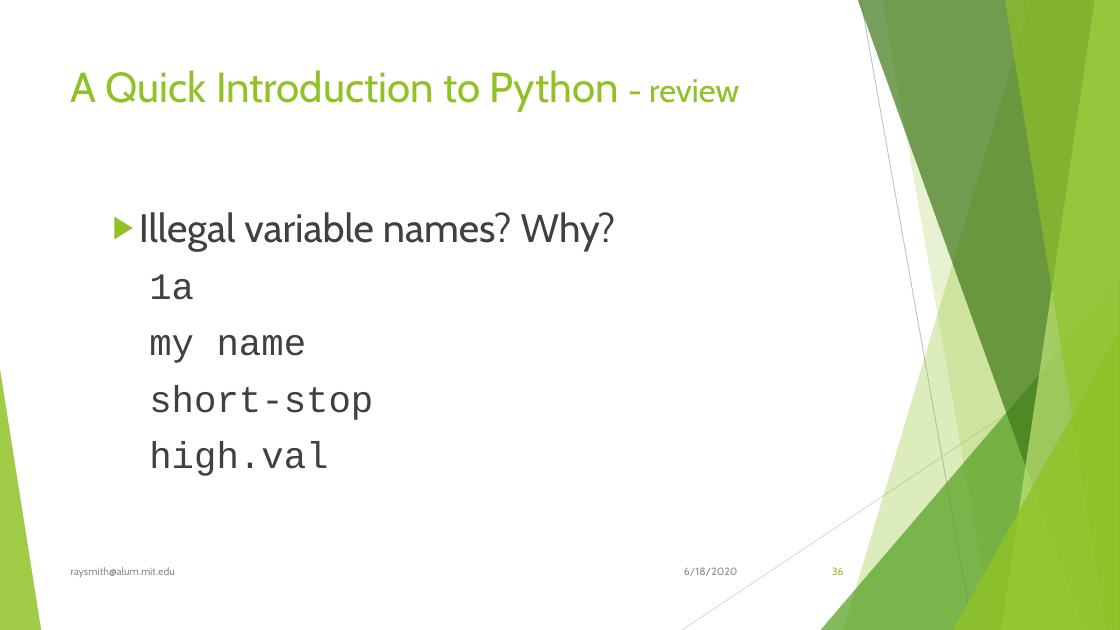
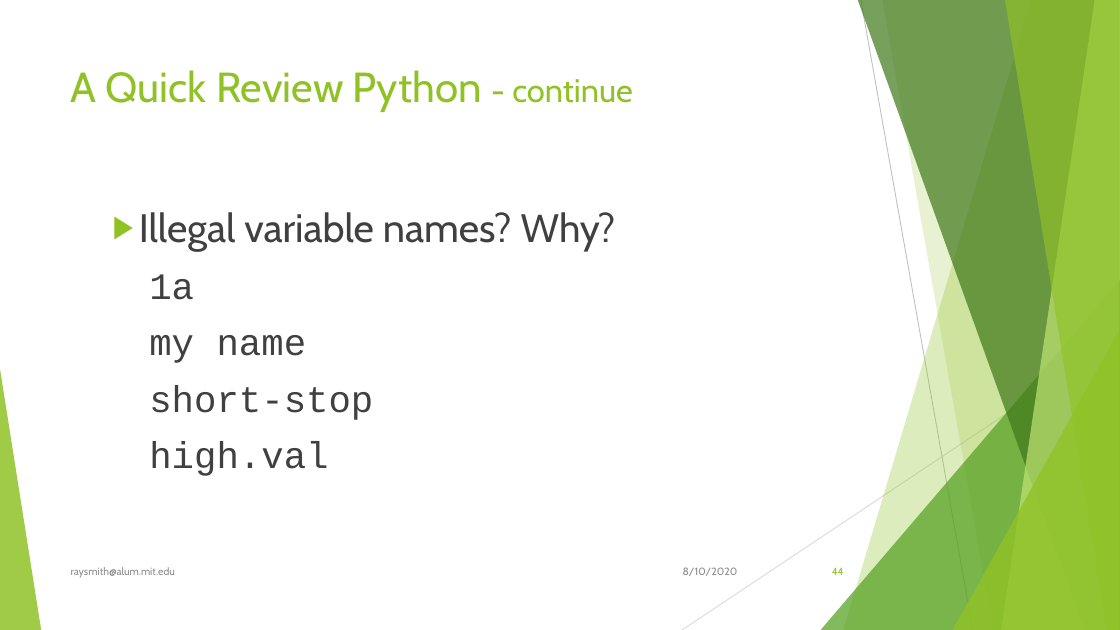
Before and after one commit to raysmith619/Introduction-To-Programming, a slide deck: slide 44 of Docs/Introduction to Proramming Using Python.pptx (slide 36 before the commit). Drawn at 1120x630 pixels with LibreOffice and Linux fonts; fonts in the diff are those of the drawing. Boxes give left, top, right and bottom in pixels: in the first picture for what was removed or moved away, otherwise in the second. Text is boxed around its words. In the diff, an @@ line names an element or a change of style, - is before the commit and + after.

```diff
--- a/Docs/Introduction to Proramming Using Python.pptx
+++ b/Docs/Introduction to Proramming Using Python.pptx
@@ title at (x1=71, y1=70, x2=632, y2=112): text changed @@
-A Quick Introduction to Python - review
+A Quick Review Python - continue
@@ text at (x1=683, y1=567, x2=738, y2=576): text changed @@
-6/18/2020
+8/10/2020
@@ page number at (x1=832, y1=567, x2=844, y2=575): text changed @@
-36
+44
```
Also in this commit, not shown: 104 other slides changed, 4 slides added, 1 other file.
